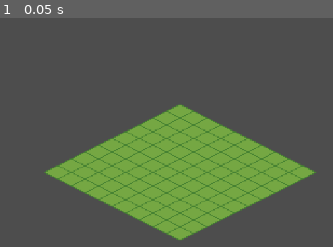
Above: before the commit, frame 1.
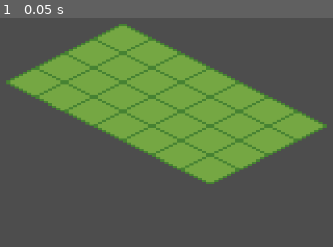
Above: after the commit, the same moment.

Repository: estebanm123/strategy
Game: Godot game, scene res://Main.tscn
Two runs of this game, one before a commit and one after it. Both use one fixed random seed, a clock stepped at 60 frames per second and the inputs below.
Inputs:
- Up to frame 1 (0.05 s): no input

The runs differ from the first frame. In frame 1, 42% of the frame differs, in the area x 1-99%, y 2-97%.

Commit message:
Add camera

Diff:
--- a/Main.gd
+++ b/Main.gd
@@ -10,6 +10,7 @@
 
 	createIsometricTileSet(texture)
 	fillMap()
+	setupCamera()
 
 func createIsometricTileSet(texture: Texture2D) -> void:
 	var tileSet: TileSet = TileSet.new()
@@ -38,7 +39,20 @@
 	tileMapLayer.tile_set = tileSet
 
 func fillMap() -> void:
-	# Generate a 10x10 grid
-	for x: int in range(10):
-		for y: int in range(10):
+	for x: int in range(7):
+		for y: int in range(4):
 			tileMapLayer.set_cell(Vector2i(x, y), 0, Vector2i(0, 0))
+
+func setupCamera() -> void:
+	var camera: Camera2D = Camera2D.new()
+	camera.zoom = Vector2(3, 3)
+	add_child(camera)
+
+	var rect: Rect2i = tileMapLayer.get_used_rect()
+	if rect.size.x == 0:
+		return
+
+	var startPos: Vector2 = tileMapLayer.map_to_local(rect.position)
+	var endPos: Vector2 = tileMapLayer.map_to_local(rect.end - Vector2i(1, 1))
+
+	camera.position = (startPos + endPos) / 2.0
--- a/Main.tscn
+++ b/Main.tscn
@@ -5,9 +5,5 @@
 [node name="Main" type="Node2D"]
 script = ExtResource("1_m5xhp")
 
-[node name="Camera2D" type="Camera2D" parent="."]
-enabled = true
-zoom = Vector2(1.4, 1.4)
-
 [node name="TileMapLayer" type="TileMapLayer" parent="."]
 tile_set = null
